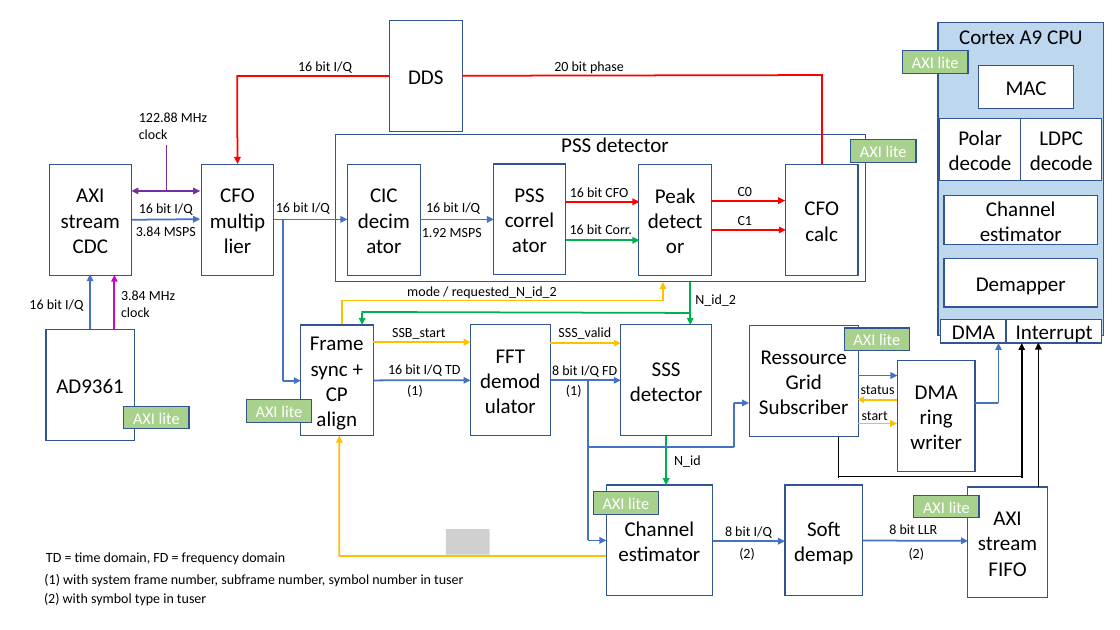
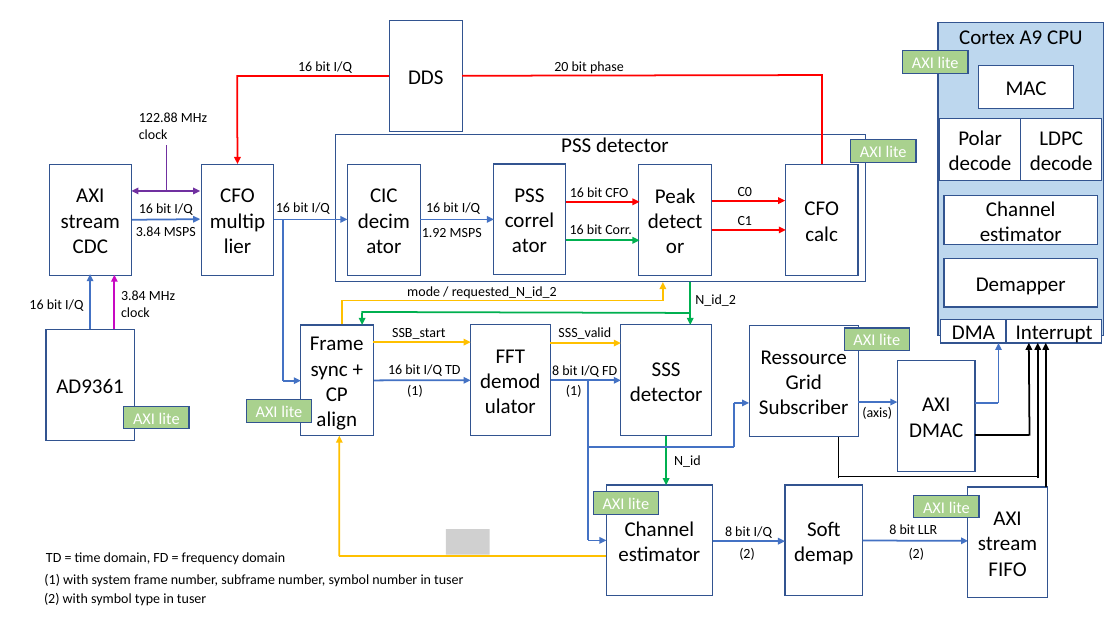
Before and after one commit to catkira/open5G_phy, a slide deck: slide 1 of doc/overview.pptx. Drawn at 1120x630 pixels with LibreOffice and Linux fonts; fonts in the diff are those of the drawing; grey boxes stand for pictures. Boxes give left, top, right and bottom in pixels: in the first picture for what was removed or moved away, otherwise in the second. Text is boxed around its words. In the diff, an @@ line names an element or a change of style, - is before the commit and + after.

```diff
--- a/doc/overview.pptx
+++ b/doc/overview.pptx
@@ arrow added from (1030, 436) to (1029, 343), #000000 1.5 pt @@
@@ arrow moved from (1022, 478) - (1022, 343) to (1038, 478) - (1038, 343) @@
@@ arrow moved from (1038, 486) - (1038, 343) to (1046, 486) - (1046, 343) @@
@@ text removed at bbox=[861, 385, 895, 398] @@
-status
@@ arrow removed from (897, 400) to (858, 400) @@
@@ arrow moved from (859, 376) - (897, 376) to (859, 402) - (897, 402) @@
@@ text removed at bbox=[862, 411, 888, 424] @@
-start
@@ text added at bbox=[862, 407, 892, 419], 12 pt, text #000000 @@
+(axis)
@@ text in rectangle at bbox=[909, 397, 963, 437]: text changed @@
-DMA
-ring
-writer
+AXI
+DMAC
@@ arrow removed from (859, 423) to (897, 423) @@
@@ line added from (975, 435) to (1029, 435), #000000 1.5 pt @@
@@ line moved from (839, 476) - (1022, 476) to (839, 476) - (1038, 476) @@
```
Also in this commit, not shown: 1 other file.
